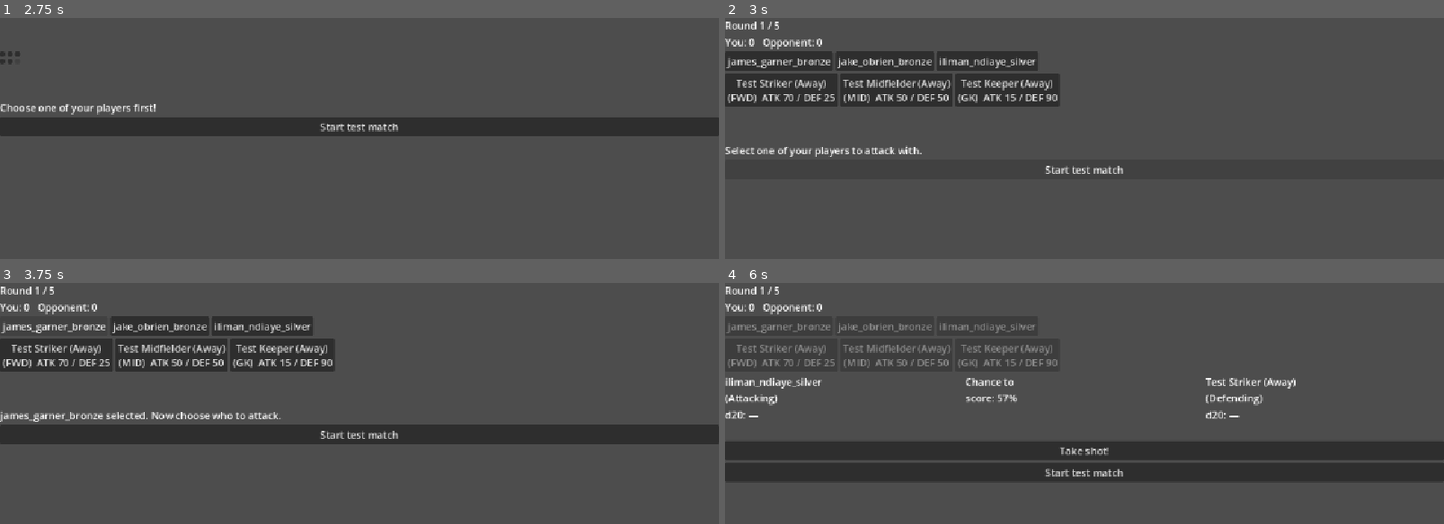
Above: before the commit, frames 1-4 (two rows, left to right).
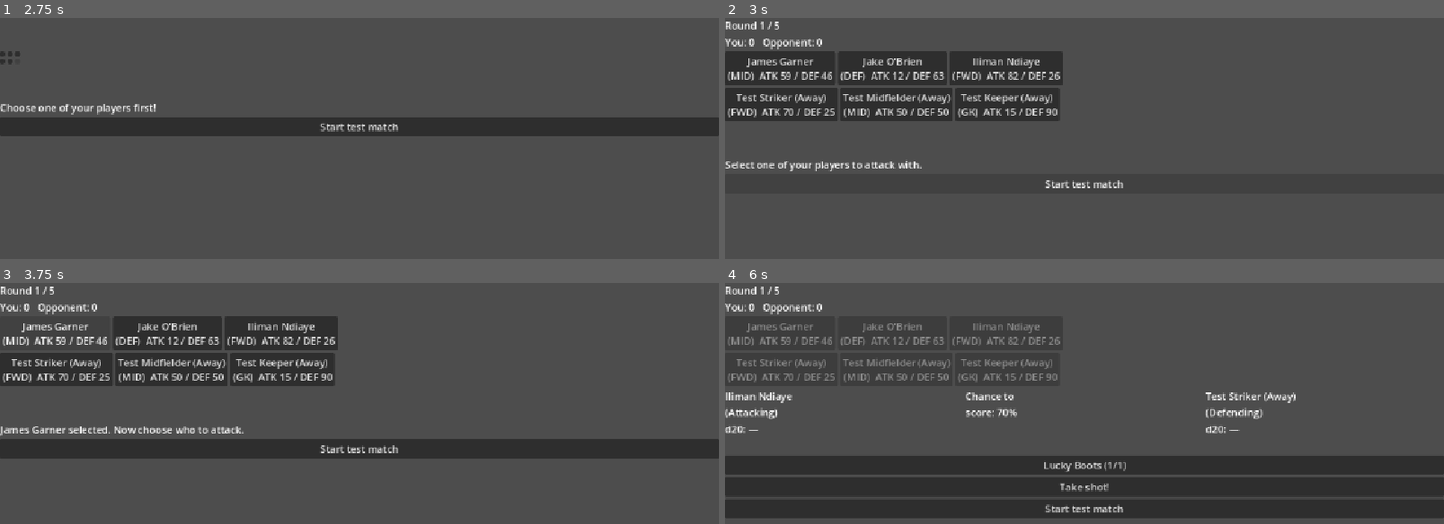
Above: after the commit, the same moments.

Repository: pauleverton/card-collection-test
Game: Godot game, scene res://Battle/battle.tscn
Two runs of this game, one before a commit and one after it. Both use one fixed random seed, a clock stepped at 60 frames per second and the inputs below. This scene is started directly instead of the project's main scene.
Inputs (mouse positions are in pixels of both pictures, inside the frame that each line leads up to):
- Up to frame 1 (2.75 s): click (0, 61) at 0.52 s; click (7, 61) at 1.27 s; click (14, 61) at 2.02 s
- Up to frame 2 (3 s): click "Start test match" at 2.75 s
- Up to frame 3 (3.75 s): click (57, 326) at 3.5 s, where only the run before the commit has a clickable "james_garner_bronze"
- Up to frame 4 (6 s): click (883, 326) at 4.25 s, where only the run before the commit has a clickable "jake_obrien_bronze"; click (991, 326) at 5 s, where only the run before the commit has a clickable "iliman_ndiaye_silver"; click "Test Striker (Away) (FWD) ATK…" at 5.75 s

Frame 1 is identical in both runs. In frame 2, 8.0% of the frame differs, in the area x 0-56%, y 13-71%; in frame 3, 19%; in frame 4, 25%, in the area x 0-100%, y 16-98%.

Commit message:
add in consumable

Diff:
--- a/Battle/battle.gd
+++ b/Battle/battle.gd
@@ -17,10 +17,12 @@
 const DEBUG_MODE := true
 
 # Your real squad — swap for actual squad-builder output once that's ready.
+# NOTE: these must exactly match the "id" field in card_database.tres,
+# not the texture filenames (e.g. "james_garner", not "james_garner_bronze").
 const REAL_PLAYER_SQUAD: Array[String] = [
-	"james_garner_bronze",
-	"jake_obrien_bronze",
-	"iliman_ndiaye_silver"
+	"james_garner",
+	"jake_obrien",
+	"Iliman_Ndiaye"
 ]
 
 @onready var battle_manager: BattleManager = $BattleManager
@@ -29,6 +31,7 @@
 @onready var result_label: Label = $VBoxContainer/ResultLabel
 @onready var start_button: Button = $VBoxContainer/StartButton
 @onready var take_shot_button: Button = $VBoxContainer/TakeShotButton
+@onready var consumable_button: Button = $VBoxContainer/ConsumableButton
 @onready var opponent_turn_button: Button = $VBoxContainer/OpponentTurnButton
 @onready var next_round_button: Button = $VBoxContainer/NextRoundButton
 @onready var player_buttons: Array[Button] = [
@@ -61,17 +64,31 @@
 var selected_defender_id: String = ""
 var _last_shot: Dictionary = {}
 
+# Temporary in-code test consumable — swap for a .tres resource loaded from
+# res://data/consumables/ once you have a proper item/inventory system.
+var _lucky_boots: ConsumableCard
+
 
 func _ready() -> void:
 	player_squad = REAL_PLAYER_SQUAD.duplicate()
 	_setup_debug_opponent_cards()
 
+	_lucky_boots = ConsumableCard.new()
+	_lucky_boots.id = "lucky_boots"
+	_lucky_boots.display_name = "Lucky Boots"
+	_lucky_boots.description = "Your next shot rolls a d30 instead of a d20."
+	_lucky_boots.max_uses = 1
+	var boost := DiceBoostEffect.new()
+	boost.dice_sides = 30
+	_lucky_boots.effect = boost
+
 	battle_manager.shot_resolved.connect(_on_shot_resolved)
 	battle_manager.round_started.connect(_on_round_started)
 	battle_manager.match_ended.connect(_on_match_ended)
 
 	start_button.pressed.connect(_on_start_pressed)
 	take_shot_button.pressed.connect(_on_take_shot_pressed)
+	consumable_button.pressed.connect(_on_consumable_pressed)
 	opponent_turn_button.pressed.connect(_on_opponent_turn_pressed)
 	next_round_button.pressed.connect(_on_next_round_pressed)
 
@@ -85,6 +102,7 @@
 	score_label.text = ""
 	round_label.text = ""
 	take_shot_button.visible = false
+	consumable_button.visible = false
 	opponent_turn_button.visible = false
 	next_round_button.visible = false
 
@@ -140,6 +158,8 @@
 	result_label.text = "Select one of your players to attack with."
 	score_label.text = "You: 0   Opponent: 0"
 	take_shot_button.visible = false
+	consumable_button.visible = false
+	_lucky_boots.reset_uses()
 	opponent_turn_button.visible = false
 	next_round_button.visible = false
 	battle_manager.start_match(player_squad, opponent_squad)
@@ -204,11 +224,15 @@
 	result_label.text = ""
 	take_shot_button.visible = true
 	take_shot_button.disabled = false
+	consumable_button.visible = _lucky_boots.can_use()
+	consumable_button.disabled = false
+	consumable_button.text = "%s (%d/%d)" % [_lucky_boots.display_name, _lucky_boots.uses_remaining, _lucky_boots.max_uses]
 
 
 func _on_take_shot_pressed() -> void:
 	take_shot_button.disabled = true
 	take_shot_button.visible = false
+	consumable_button.visible = false
 
 	battle_manager.resolve_player_shot(selected_attacker_id, selected_defender_id)
 	await _animate_dual_roll()
@@ -218,6 +242,20 @@
 	# nothing happens until the player chooses to continue.
 	opponent_turn_button.visible = true
 	opponent_turn_button.disabled = false
+
+
+func _on_consumable_pressed() -> void:
+	if not _lucky_boots.use(battle_manager):
+		return
+
+	consumable_button.visible = false
+
+	# Refresh the chance preview using the boosted dice size so the effect
+	# is visible before committing to Take Shot.
+	var boosted_sides := battle_manager.get_pending_player_dice_sides()
+	var chance := battle_manager.calculate_goal_chance(selected_attacker_id, selected_defender_id, boosted_sides, battle_manager.DICE_SIDES)
+	chance_label.text = "Chance to\nscore: %d%%" % chance
+	result_label.text = "%s used! Rolling a d%d this shot." % [_lucky_boots.display_name, boosted_sides]
 
 
 # --- Opponent's turn (separate phase, AI-controlled, player-initiated) ---
@@ -282,30 +320,36 @@
 	var shot := _last_shot
 	var final_player_roll: int
 	var player_mod: int
+	var player_sides: int
 	var final_opponent_roll: int
 	var opponent_mod: int
+	var opponent_sides: int
 
 	if shot.is_player:
 		final_player_roll = shot.attacker_roll
 		player_mod = shot.attacker_modifier
+		player_sides = shot.attacker_dice_sides
 		final_opponent_roll = shot.defender_roll
 		opponent_mod = shot.defender_modifier
+		opponent_sides = shot.defender_dice_sides
 	else:
 		final_player_roll = shot.defender_roll
 		player_mod = shot.defender_modifier
+		player_sides = shot.defender_dice_sides
 		final_opponent_roll = shot.attacker_roll
 		opponent_mod = shot.attacker_modifier
+		opponent_sides = shot.attacker_dice_sides
 
 	for i in range(ROLL_ANIMATION_STEPS):
-		player_roll_label.text = "d20: %d" % randi_range(1, 20)
-		opponent_roll_label.text = "d20: %d" % randi_range(1, 20)
+		player_roll_label.text = "d%d: %d" % [player_sides, randi_range(1, player_sides)]
+		opponent_roll_label.text = "d%d: %d" % [opponent_sides, randi_range(1, opponent_sides)]
 		await get_tree().create_timer(ROLL_ANIMATION_STEP_DELAY).timeout
 
-	player_roll_label.text = "d20: %d  %s  = %d" % [
-		final_player_roll, _format_modifier(player_mod), final_player_roll + player_mod
+	player_roll_label.text = "d%d: %d  %s  = %d" % [
+		player_sides, final_player_roll, _format_modifier(player_mod), final_player_roll + player_mod
 	]
-	opponent_roll_label.text = "d20: %d  %s  = %d" % [
-		final_opponent_roll, _format_modifier(opponent_mod), final_opponent_roll + opponent_mod
+	opponent_roll_label.text = "d%d: %d  %s  = %d" % [
+		opponent_sides, final_opponent_roll, _format_modifier(opponent_mod), final_opponent_roll + opponent_mod
 	]
 	await get_tree().create_timer(1.0).timeout
 
@@ -337,8 +381,8 @@
 
 func _on_shot_resolved(
 	attacker_id: String, defender_id: String,
-	attacker_roll: int, attacker_modifier: int,
-	defender_roll: int, defender_modifier: int,
+	attacker_roll: int, attacker_modifier: int, attacker_dice_sides: int,
+	defender_roll: int, defender_modifier: int, defender_dice_sides: int,
 	scored: bool, is_player_shot: bool
 ) -> void:
 	_last_shot = {
@@ -346,8 +390,10 @@
 		"defender": defender_id,
 		"attacker_roll": attacker_roll,
 		"attacker_modifier": attacker_modifier,
+		"attacker_dice_sides": attacker_dice_sides,
 		"defender_roll": defender_roll,
 		"defender_modifier": defender_modifier,
+		"defender_dice_sides": defender_dice_sides,
 		"scored": scored,
 		"is_player": is_player_shot
 	}
@@ -355,14 +401,25 @@
 
 func _on_match_ended(player_goals: int, opponent_goals: int, player_won: bool) -> void:
 	var verdict: String
+	var coins_awarded: int
+
 	if player_goals == opponent_goals:
 		verdict = "It's a draw."
+		coins_awarded = 40
 	elif player_won:
 		verdict = "You win!"
+		coins_awarded = 100
 	else:
 		verdict = "You lose."
-
-	result_label.text += "\n\nMATCH OVER — %s (%d-%d)" % [verdict, player_goals, opponent_goals]
+		coins_awarded = 10
+
+	var main_node := get_tree().get_first_node_in_group("main")
+	if main_node != null:
+		main_node.add_coins(coins_awarded)
+	else:
+		push_warning("Battle: couldn't find 'main' group node, coins not awarded")
+
+	result_label.text += "\n\nMATCH OVER — %s (%d-%d)\n+%d coins" % [verdict, player_goals, opponent_goals, coins_awarded]
 	for btn in player_buttons:
 		btn.disabled = true
 	for btn in opponent_buttons:
--- a/Battle/battle.tscn
+++ b/Battle/battle.tscn
@@ -86,6 +86,10 @@
 [node name="ResultLabel" type="Label" parent="VBoxContainer" unique_id=114881174]
 layout_mode = 2
 
+[node name="ConsumableButton" type="Button" parent="VBoxContainer" unique_id=1217872852]
+layout_mode = 2
+text = "Wear lucky boots"
+
 [node name="TakeShotButton" type="Button" parent="VBoxContainer" unique_id=1495490249]
 layout_mode = 2
 text = "Take shot!"
--- a/Battle/battle_manager.gd
+++ b/Battle/battle_manager.gd
@@ -16,8 +16,8 @@
 
 signal shot_resolved(
 	attacker_id: String, defender_id: String,
-	attacker_roll: int, attacker_modifier: int,
-	defender_roll: int, defender_modifier: int,
+	attacker_roll: int, attacker_modifier: int, attacker_dice_sides: int,
+	defender_roll: int, defender_modifier: int, defender_dice_sides: int,
 	scored: bool, is_player_shot: bool
 )
 signal round_started(round_number: int)
@@ -39,6 +39,12 @@
 ## Boss-fight rules for this match, e.g. "midfield attack halved". Empty for
 ## normal matches. Set via start_match()'s conditions argument.
 var active_conditions: Array[MatchCondition] = []
+
+## One-shot override for the player's NEXT attacking roll only (e.g. a
+## consumable card that widens the die for a single shot). -1 means "no
+## override, use the standard die". Automatically consumed and reset back
+## to -1 the moment resolve_player_shot() is called.
+var _player_attacker_dice_override: int = -1
 
 
 ## conditions is optional — pass a boss's MatchCondition list for boss fights,
@@ -87,10 +93,27 @@
 		push_warning("BattleManager: match already over, ignoring shot")
 		return false
 
-	var scored := _resolve_shot(attacker_id, defender_id, true)
+	var attacker_dice_sides := get_pending_player_dice_sides()
+	_player_attacker_dice_override = -1  # consumed — one-shot only
+
+	var scored := _resolve_shot(attacker_id, defender_id, true, attacker_dice_sides, DICE_SIDES)
 	if scored:
 		player_goals += 1
 	return scored
+
+
+## Applies a one-shot dice override for the player's NEXT attacking roll
+## only — e.g. a consumable card that widens the die from d20 to d30 for a
+## single shot. Automatically reverts to the standard die afterwards.
+func apply_player_dice_boost(sides: int) -> void:
+	_player_attacker_dice_override = sides
+
+
+## What the player's next attacking roll will actually use — the standard
+## die, unless a boost is currently pending. Lets the UI preview the
+## boosted odds before the shot is taken.
+func get_pending_player_dice_sides() -> int:
+	return _player_attacker_dice_override if _player_attacker_dice_override > 0 else DICE_SIDES
 
 
 ## Resolves the opponent's mirrored turn (auto target selection). Call this
@@ -137,15 +160,14 @@
 	return weakest_id
 
 
-## Core resolution: both sides roll a d20 and add their modifier. Higher
-## total wins the exchange — a genuine opposed check, not a single roll
-## against a fixed percentage.
-func _resolve_shot(attacker_id: String, defender_id: String, is_player_shot: bool) -> bool:
+## Core resolution: both sides roll a die (standard d20 unless overridden)
+## and add their modifier. Higher total wins the exchange.
+func _resolve_shot(attacker_id: String, defender_id: String, is_player_shot: bool, attacker_dice_sides: int = DICE_SIDES, defender_dice_sides: int = DICE_SIDES) -> bool:
 	var attacker_mod := _get_attack_modifier(attacker_id)
 	var defender_mod := _get_defense_modifier(defender_id)
 
-	var attacker_roll := roll_die()
-	var defender_roll := roll_die()
+	var attacker_roll := roll_die(attacker_dice_sides)
+	var defender_roll := roll_die(defender_dice_sides)
 
 	var attacker_total := attacker_roll + attacker_mod
 	var defender_total := defender_roll + defender_mod
@@ -153,28 +175,29 @@
 
 	shot_resolved.emit(
 		attacker_id, defender_id,
-		attacker_roll, attacker_mod,
-		defender_roll, defender_mod,
+		attacker_roll, attacker_mod, attacker_dice_sides,
+		defender_roll, defender_mod, defender_dice_sides,
 		scored, is_player_shot
 	)
 	return scored
 
 
-func roll_die() -> int:
-	return randi_range(1, DICE_SIDES)
+func roll_die(sides: int = DICE_SIDES) -> int:
+	return randi_range(1, sides)
 
 
 ## True probability of the attacker beating the defender given both sides'
-## current modifiers — computed by checking every one of the 400 possible
-## d20-vs-d20 outcomes, so it's always accurate rather than hand-tuned.
-func calculate_goal_chance(attacker_id: String, defender_id: String) -> int:
+## current modifiers and dice sizes — computed by checking every possible
+## outcome, so it's always accurate rather than hand-tuned. Pass a
+## non-default dice_sides to preview the effect of a boosted die.
+func calculate_goal_chance(attacker_id: String, defender_id: String, attacker_dice_sides: int = DICE_SIDES, defender_dice_sides: int = DICE_SIDES) -> int:
 	var attacker_mod := _get_attack_modifier(attacker_id)
 	var defender_mod := _get_defense_modifier(defender_id)
 
 	var favorable := 0
 	var total := 0
-	for a in range(1, DICE_SIDES + 1):
-		for d in range(1, DICE_SIDES + 1):
+	for a in range(1, attacker_dice_sides + 1):
+		for d in range(1, defender_dice_sides + 1):
 			total += 1
 			if (a + attacker_mod) > (d + defender_mod):
 				favorable += 1
--- /dev/null
+++ b/data/consumable_card.gd
@@ -0,0 +1,45 @@
+class_name ConsumableCard
+extends Resource
+
+## A one-use item card. Holds identity/metadata plus one ConsumableEffect
+## (the actual mechanic) and how many times it can be used per match.
+##
+## Create these as .tres resources (e.g. res://data/consumables/lucky_boots.tres)
+## the same way you already do for cards and boss conditions — most will
+## just point at an existing ConsumableEffect subclass with different values,
+## since many cards will share the same underlying mechanic.
+
+@export var id: String = ""
+@export var display_name: String = ""
+@export var description: String = ""
+
+## How many times this card can be used in a single match. Normally 1 —
+## a future "captain" mechanic or similar could grant extra charges by
+## setting this higher, without anything else here needing to change.
+@export var max_uses: int = 1
+
+## The actual mechanic this card performs when used.
+@export var effect: ConsumableEffect
+
+## Runtime-only — how many uses are left THIS match. Call reset_uses() when
+## a match starts (or when this card is added to a loadout for a match).
+var uses_remaining: int = 1
+
+
+func reset_uses() -> void:
+	uses_remaining = max_uses
+
+
+func can_use() -> bool:
+	return uses_remaining > 0 and effect != null
+
+
+## Applies the effect and consumes one use. Returns false (and does nothing
+## else) if there are no uses left or no effect is assigned.
+func use(battle_manager: BattleManager) -> bool:
+	if not can_use():
+		push_warning("ConsumableCard '%s': cannot be used (no uses left or no effect assigned)" % display_name)
+		return false
+	effect.apply(battle_manager)
+	uses_remaining -= 1
+	return true
--- /dev/null
+++ b/data/consumable_effect.gd
@@ -0,0 +1,14 @@
+class_name ConsumableEffect
+extends Resource
+
+## Base class for a consumable card's actual game effect. Subclass this for
+## each distinct MECHANIC (e.g. DiceBoostEffect) — a single subclass gets
+## reused by many ConsumableCards with different exported values, so ~30
+## cards doesn't mean ~30 scripts, just a handful of mechanics plus data.
+##
+## To add a new mechanic: create a new script extending ConsumableEffect,
+## override apply(), and give it whatever @export fields it needs. Then any
+## ConsumableCard can use it by assigning an instance to its `effect` field.
+
+func apply(_battle_manager: BattleManager) -> void:
+	push_warning("ConsumableEffect: apply() not implemented on this subclass")
--- /dev/null
+++ b/data/effects/dice_boost_effect.gd
@@ -0,0 +1,11 @@
+class_name DiceBoostEffect
+extends ConsumableEffect
+
+## Boosts the player's next attacking roll to use a bigger die for one shot
+## (e.g. d30 instead of the standard d20). Reused by any card that wants
+## this mechanic — only dice_sides needs to differ between cards.
+
+@export var dice_sides: int = 30
+
+func apply(battle_manager: BattleManager) -> void:
+	battle_manager.apply_player_dice_boost(dice_sides)
Not shown, added: data/consumable_card.gd.uid
Not shown, added: data/consumable_effect.gd.uid
Not shown, added: data/effects/dice_boost_effect.gd.uid
